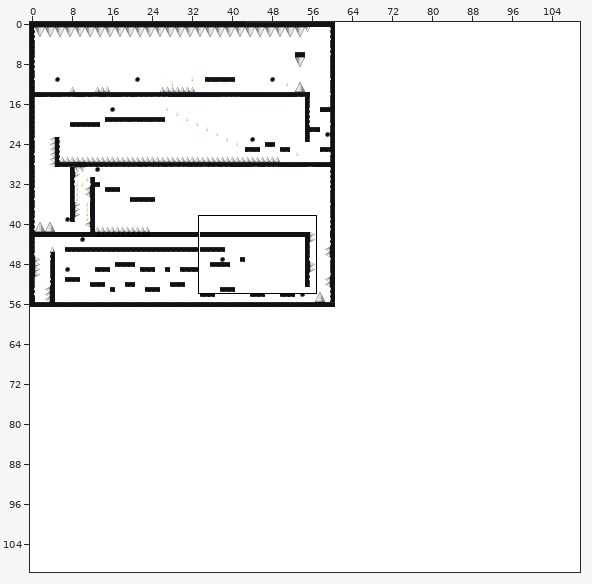
Tiled map -- android/assets/gamemap.tmx. Above: a wide view before the commit, with the close-up outlined.
Close-up. Before the commit:
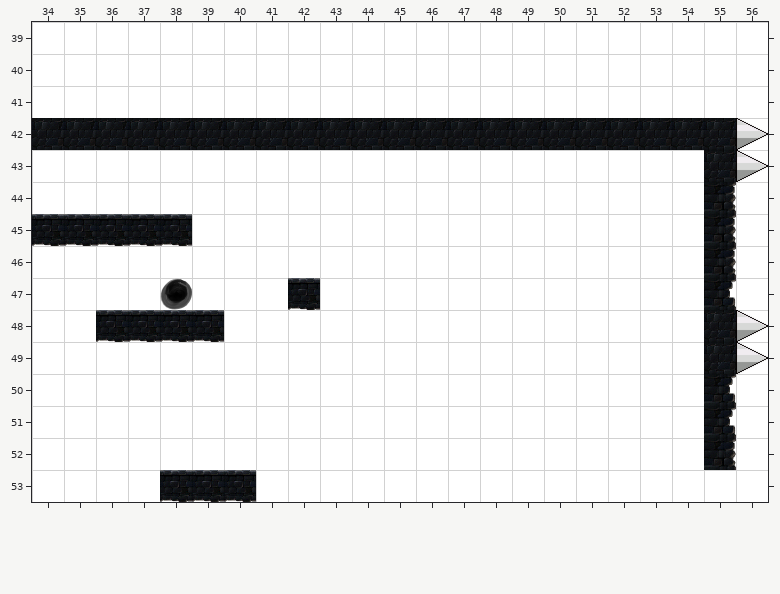
Cells are 64x64 px. Shown: x 34..56, y 39..53. The commit also changed other parts of the map, which this record leaves out.
After the commit:
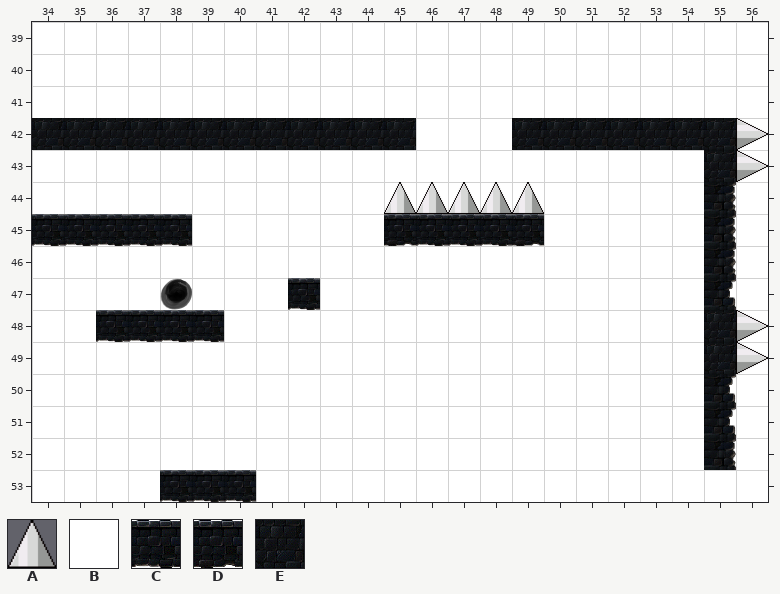
Key: from "tileset": A 20, B 30, C 60, D 62, E 76.
_ is an empty cell, . an unchanged one.
Change:
--- layer "graphics"
@@ x 46..48 @@
-42 EEE
+42 ___
@@ x 45..49 @@
-44 BBBBB
-45 BBBBB
+44 AAAAA
+45 DCCCD
